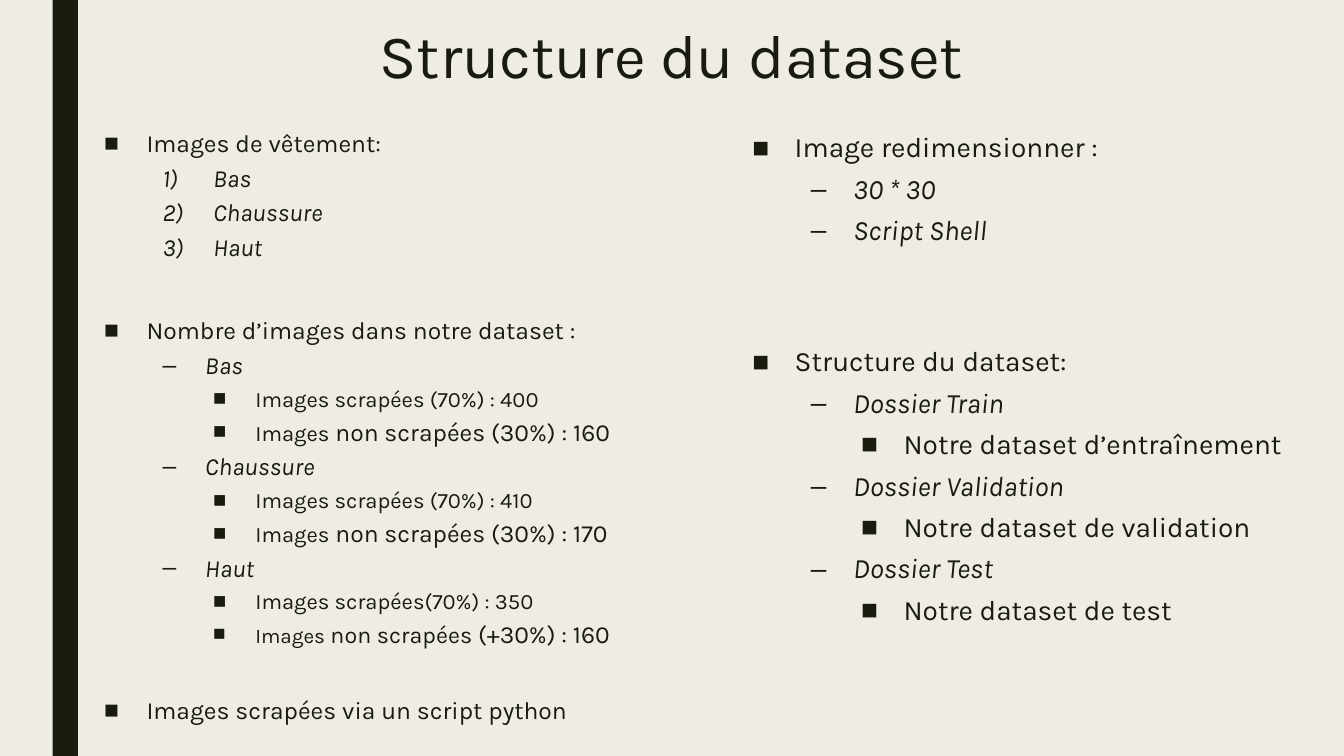
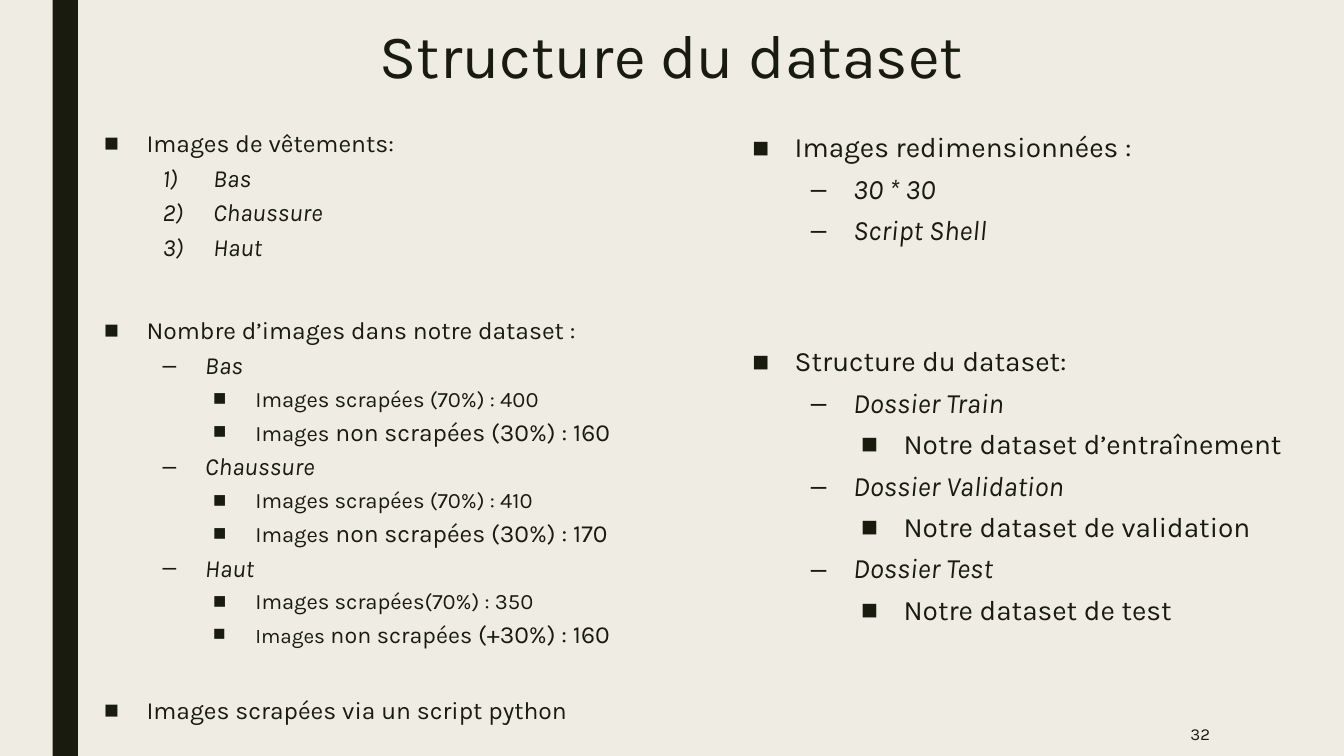
Before and after one commit to natane07/PA-MachineLearning-3ESGI, a slide deck: slide 32 of Project/Docs/Slides/PPT_PA.pptx. Drawn at 1344x756 pixels with LibreOffice and Linux fonts; fonts in the diff are those of the drawing. Boxes give left, top, right and bottom in pixels: in the first picture for what was removed or moved away, otherwise in the second. Text is boxed around its words. In the diff, an @@ line names an element or a change of style, - is before the commit and + after.

```diff
--- a/Project/Docs/Slides/PPT_PA.pptx
+++ b/Project/Docs/Slides/PPT_PA.pptx
@@ text at <box>147,134,394,158</box>: text changed @@
-■ Images de vêtement:
+■ Images de vêtements:
@@ text at <box>795,135,1119,164</box>: text changed @@
-■ Image redimensionner :
+■ Images redimensionnées :
@@ page number added at <box>1190,729,1210,740</box>, 12 pt, text #191B0E @@
+32
```
Also in this commit, not shown: 41 other slides changed, 1 other file.
